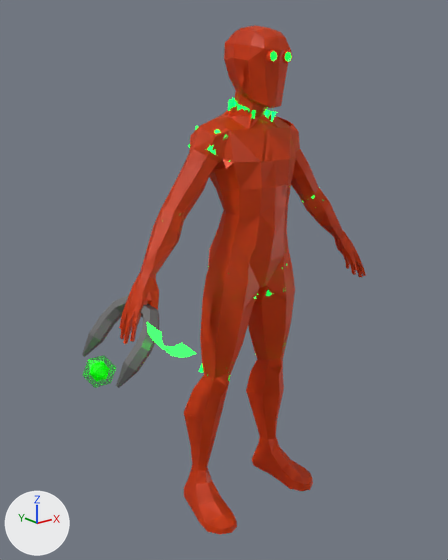
A saved change to the glTF model data/droid_maintenance.glb.
Before and after are seen from a camera (50 mm lens) standing at (-1.603, -1.834, 1.792) and looking at (-0.132, 0.005, 1.057). The axes (+X, +Y, +Z) are drawn at lower left. The lights are the same throughout. The picture after the commit comes second. Where no turn or scale is listed for an object, it has been applied to the vertices.

Names of what the first picture shows: 'droid_break_forearm.L_end', 'droid_break_head_end', 'droid_break_head_stump', 'droid_break_shin.L_stump', 'droid_break_shin.R_end', 'droid_break_shin.R_stump', 'droid_break_thigh.L_end', 'droid_break_thigh.L_stump', 'droid_break_thigh.R_end', 'droid_break_upper_arm.L_end', 'droid_break_upper_arm.R_end', 'droid_break_upper_arm.R_stump', 'gun', 'mesh_node', 'projectile_source' and 2 more.
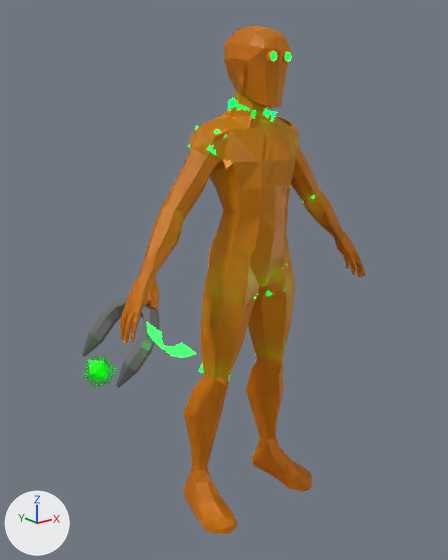
Edits to the bpy script that builds the scene:
```text
Change mat_material_003:
    mat_material_003.base_color: (0.973, 0.0704, 0.00243) -> (1.0, 0.3, 0.0)  # orange #fc4b08 -> orange #ff9500
```

Where the change shows, as pixel boxes (x1, y1, x2, y2) in the pictures (448 x 560 px):
'mesh_node', recoloured: (119, 26, 366, 534) in both
'droid_break_head_stump', recoloured: (224, 105, 277, 128) in both
'droid_break_upper_arm.R_stump', recoloured: (195, 126, 233, 170) in both
'droid_break_upper_arm.R_end', recoloured: (188, 128, 230, 162) in both
'droid_piece_shin.R', recoloured: (184, 489, 192, 509) in both
'droid_break_shin.R_end', recoloured: (200, 364, 230, 386) in both
'droid_break_upper_arm.L_end', recoloured: (278, 117, 298, 131) in both
'droid_break_thigh.L_end', recoloured: (257, 289, 284, 296) in both
'droid_break_thigh.R_end', recoloured: (208, 250, 256, 298) in both
'droid_break_shin.L_stump', recoloured: (249, 331, 276, 367) in both
'droid_break_shin.R_stump', recoloured: (201, 351, 227, 372) in both
'droid_break_forearm.L_end', recoloured: (304, 195, 325, 210) in both
